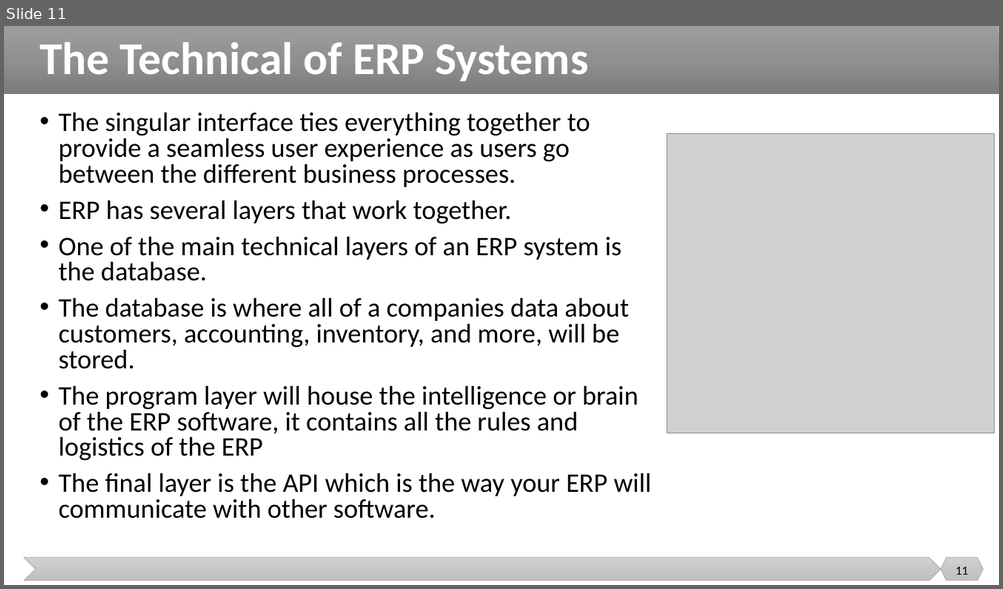
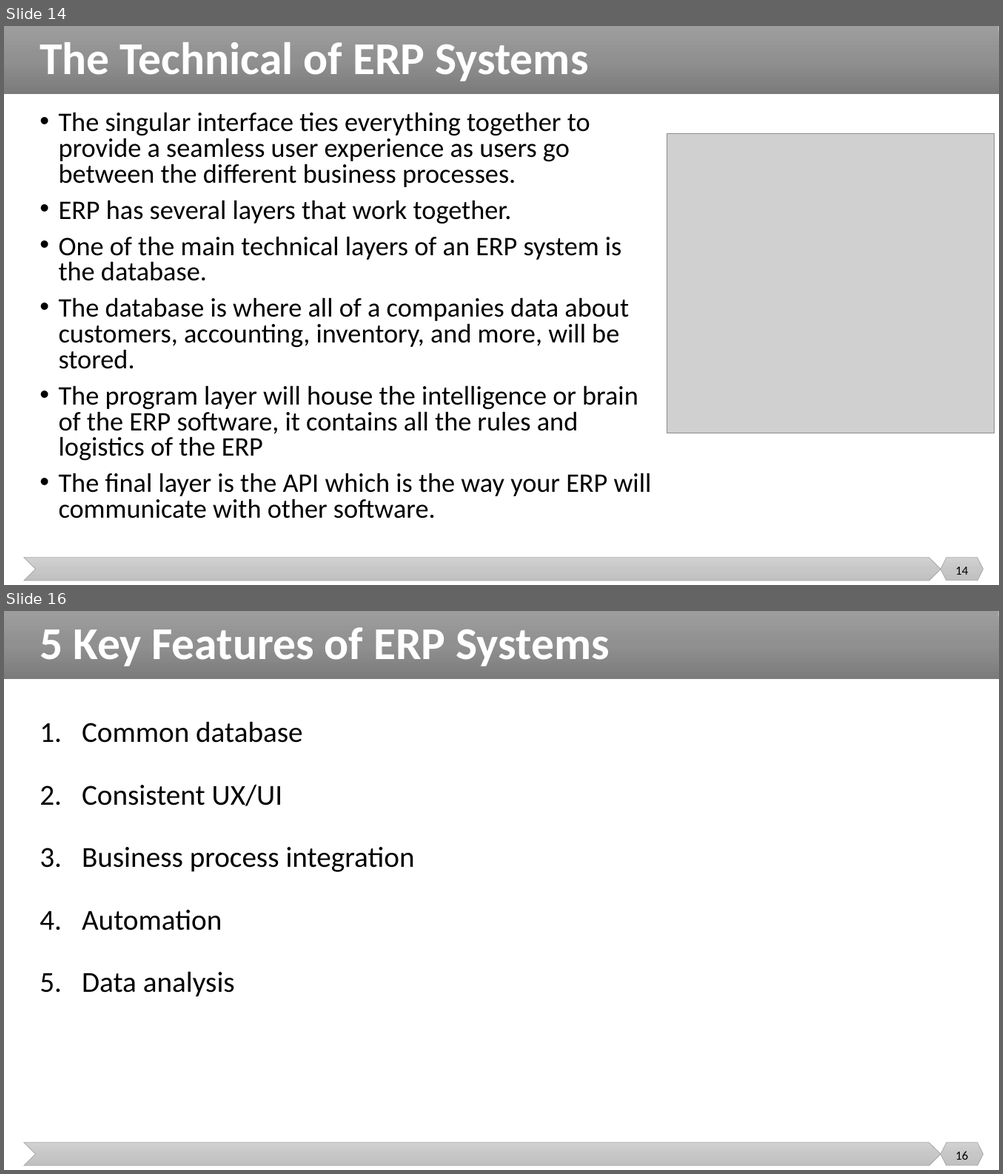
Before and after one commit to malenezi/malenezi, a slide deck: SE495/Lectures/3-ERP/ERP.pptx. Shown one above the other, each under a label of ours: slide 11 before the commit, slides 14 and 16 after it; the slides between them are not shown. The pictures are 1003x589 and 1003x1174 pixels, drawn with LibreOffice and Linux fonts; fonts in the diff are those of the drawing; grey boxes stand for pictures. Boxes give left, top, right and bottom in pixels: in the first picture for what was removed or moved away, otherwise in the second. Text is boxed around its words. In the diff, an @@ line names an element or a change of style, - is before the commit and + after.

```diff
--- a/SE495/Lectures/3-ERP/ERP.pptx
+++ b/SE495/Lectures/3-ERP/ERP.pptx
@@ slide 16 added at bbox=[4, 611, 999, 1170], background #FFFFFF; not listed: 3 template elements that a slide beside it also shows @@
@@ title added at bbox=[40, 627, 609, 667], 44 pt, text #FFFFFF, bold @@
+5 Key Features of ERP Systems
@@ text added at bbox=[82, 721, 415, 997], 28 pt, text #000000 @@
+1. Common database
+2. Consistent UX/UI
+3. Business process integration
+4. Automation
+5. Data analysis
@@ page number added at bbox=[955, 1151, 967, 1160], 12 pt, text #000000 @@
+16
@@ what was slide 11 is now slide 14 @@
@@ page number at bbox=[955, 567, 967, 575]: text changed @@
-11
+14
```
Also in this commit, not shown: 2 slides changed, 10 other slides added, 6 other files.
